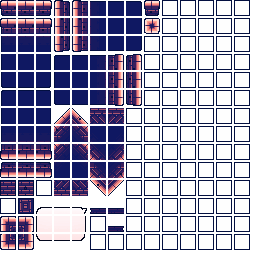
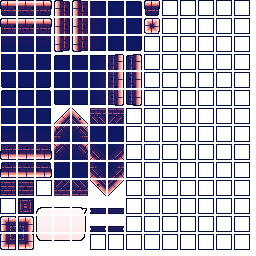
Comparing the layer stacks of the two 256 × 256 images. Changes:
painted on "그룹 2 - 고급 개체 그룹" over [90, 216, 106, 231]
